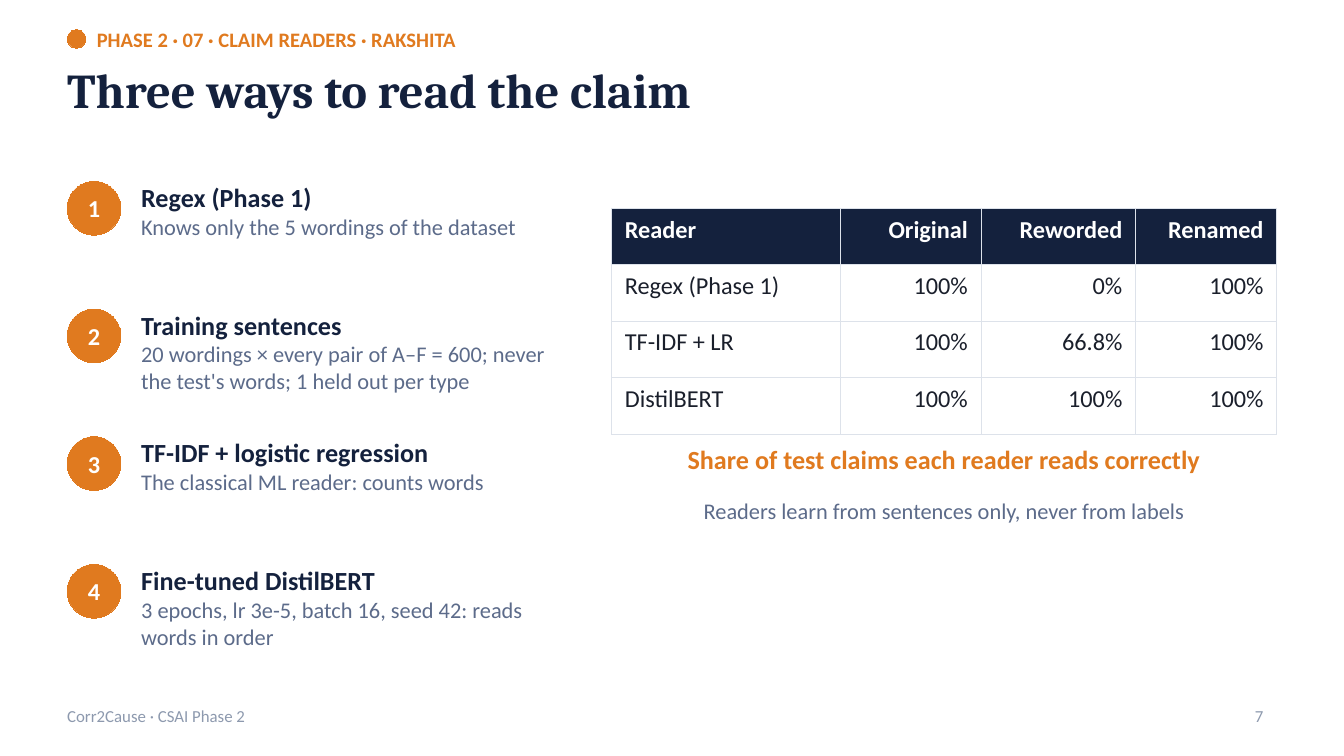
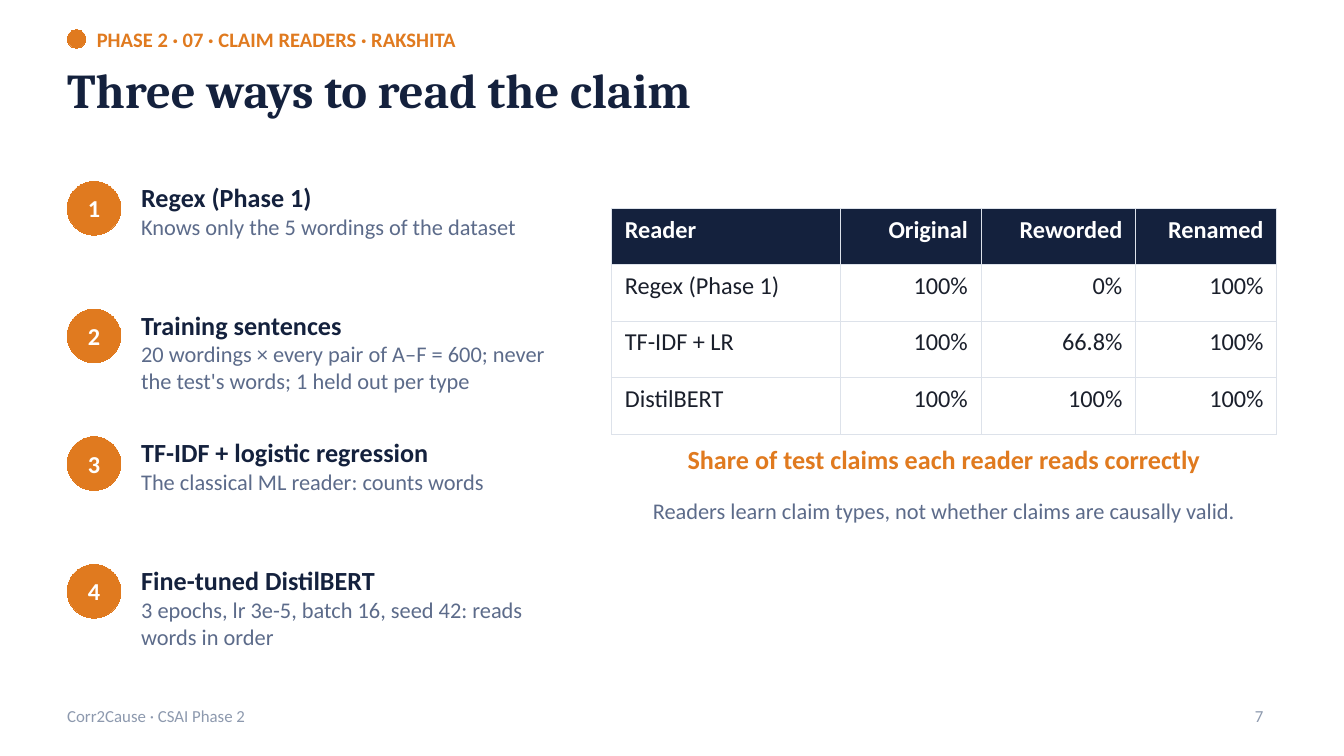
Before and after one commit to Dhanvin1520/Neuro-Symbolic-Causal-Inference-project, a slide deck: slide 7 of report/phase2_presentation.pptx. Drawn at 1344x756 pixels with LibreOffice and Linux fonts; fonts in the diff are those of the drawing. Boxes give left, top, right and bottom in pixels: in the first picture for what was removed or moved away, otherwise in the second. Text is boxed around its words. In the diff, an @@ line names an element or a change of style, - is before the commit and + after.

Commit message:
clarify review, simulation and baseline wording in phase 2 deck and report

```diff
--- a/report/phase2_presentation.pptx
+++ b/report/phase2_presentation.pptx
@@ text at (x1=653, y1=503, x2=1234, y2=523): text changed @@
-Readers learn from sentences only, never from labels
+Readers learn claim types, not whether claims are causally valid.
```
Also in this commit, not shown: 8 other slides changed, 2 other files.
